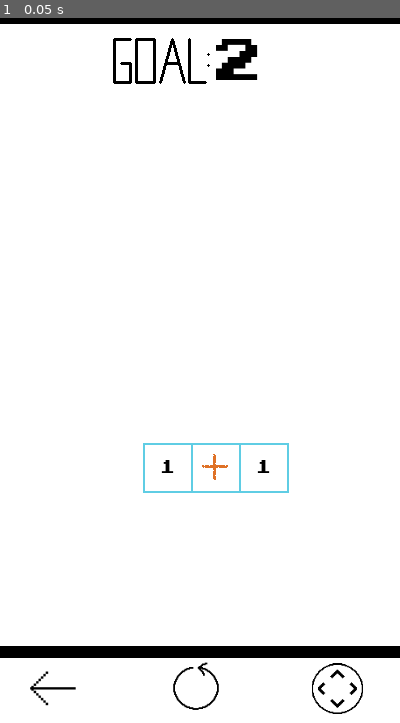
Above: before the commit, frame 1.
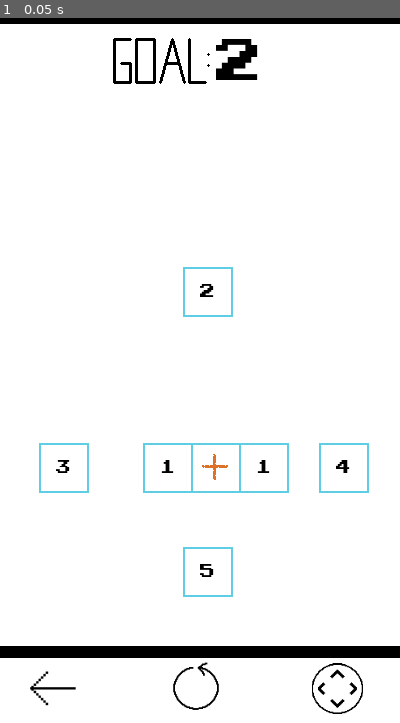
Above: after the commit, the same moment.

Repository: DobryPpz/commath
Game: Godot game, scene res://src/poziomy/Level_1.tscn
Same seed, same stepped clock (60 frames per second), same inputs: the game is played once before the commit and once after it. This scene is started directly instead of the project's main scene. The engine's default icon, where the game draws it, is replaced by a stand-in: a white triangle on a blue panel in a dark square.
Inputs:
- Up to frame 1 (0.05 s): no input

The runs differ from the first frame. In frame 1, 0.7% of the frame differs, in the area x 9-93%, y 35-83%.

Commit message:
dodanie ograniczenia przesuwania po mapie

Diff:
--- a/src/Liczba.gd
+++ b/src/Liczba.gd
@@ -3,7 +3,7 @@
 export var val = 1
 onready var untouched = load("res://grafika/kwadracik.png")
 onready var touched = load("res://grafika/wybor.png")
-var symbol
+var symbol = val
 var typ = "liczba"
 
 func _ready():
--- /dev/null
+++ b/src/poziomy/Camera2D.gd
@@ -0,0 +1,6 @@
+extends Camera2D
+
+var typ = "kamera"
+
+func _ready():
+	pass
--- a/src/poziomy/Level_1.tscn
+++ b/src/poziomy/Level_1.tscn
@@ -22,3 +22,19 @@
 [node name="Liczba2" parent="TileMap" instance=ExtResource( 5 )]
 position = Vector2( 256, 448 )
 val = 1
+
+[node name="Liczba3" parent="TileMap" instance=ExtResource( 5 )]
+position = Vector2( 200, 272 )
+val = 2
+
+[node name="Liczba4" parent="TileMap" instance=ExtResource( 5 )]
+position = Vector2( 56, 448 )
+val = 3
+
+[node name="Liczba5" parent="TileMap" instance=ExtResource( 5 )]
+position = Vector2( 336, 448 )
+val = 4
+
+[node name="Liczba6" parent="TileMap" instance=ExtResource( 5 )]
+position = Vector2( 200, 552 )
+val = 5
--- a/src/poziomy/Level_class.gd
+++ b/src/poziomy/Level_class.gd
@@ -11,7 +11,41 @@
 onready var loss_scene = load("res://src/Loss.tscn")
 var liczba = load("res://src/Liczba.tscn")
 
+var topmost
+var downmost
+var leftmost
+var rightmost
+
+#onready var warunek_1 = get_parent().topmost.position.y < get_viewport().size.y/2
+#onready var warunek_2 = get_parent().downmost.position.y > get_viewport().size.y/2
+#onready var warunek_3 = get_parent().leftmost.position.x < get_viewport().size.x/2
+#onready var warunek_4 = get_parent().rightmost.position.x > get_viewport().size.x/2
+
+var warunek_1_move
+var warunek_2_move
+var warunek_3_move
+var warunek_4_move
+
 func _ready():
+	topmost = tilmap.get_child(0)
+	leftmost = tilmap.get_child(0)
+	downmost = tilmap.get_child(0)
+	rightmost = tilmap.get_child(0)
+	for i in tilmap.get_children():
+		if(i.position.x < leftmost.position.x):
+			leftmost = i
+		if(i.position.x > rightmost.position.x):
+			rightmost = i
+		if(i.position.y < topmost.position.y):
+			topmost = i
+		if(i.position.y > downmost.position.y):
+			downmost = i
+	print("================")
+	print(topmost.val)
+	print(downmost.val)
+	print(leftmost.val)
+	print(rightmost.val)
+	print("================")
 	set_process(false)
 	przesuwanie = false
 	$Label.text = str(get_parent().goal)
@@ -21,11 +55,22 @@
 
 
 func _process(delta):
+	warunek_1_move = topmost.position.y + get_local_mouse_position().y - pos_y < 650
+	warunek_2_move = downmost.position.y + get_local_mouse_position().y - pos_y > 50
+	warunek_3_move = leftmost.position.x + get_local_mouse_position().x - pos_x < 300
+	warunek_4_move = rightmost.position.x + get_local_mouse_position().x - pos_x > 50
 	if(przesuwanie):
-		tilmap.position.x += get_local_mouse_position().x - pos_x
-		tilmap.position.y += get_local_mouse_position().y - pos_y
-		pos_x = get_local_mouse_position().x
-		pos_y = get_local_mouse_position().y
+		#problem był taki że przesuwałem cełe tilmap więc jego potomkowie nie zmieniali swojej pozycji
+		if(warunek_1_move and warunek_2_move):
+#			tilmap.position.y += get_local_mouse_position().y - pos_y
+			for i in tilmap.get_children():
+				i.position.y += get_local_mouse_position().y - pos_y
+			pos_y = get_local_mouse_position().y
+		if(warunek_3_move and warunek_4_move):
+#			tilmap.position.x += get_local_mouse_position().x - pos_x
+			for i in tilmap.get_children():
+				i.position.x += get_local_mouse_position().x - pos_x
+			pos_x = get_local_mouse_position().x
 
 
 func _on_back_pressed():
--- a/src/poziomy/Level_class.tscn
+++ b/src/poziomy/Level_class.tscn
@@ -66,7 +66,6 @@
 margin_bottom = 74.0
 custom_fonts/font = SubResource( 1 )
 custom_colors/font_color = Color( 0, 0, 0, 1 )
-text = "dfs"
 __meta__ = {
 "_edit_use_anchors_": false
 }
Not shown, changed: exporty/commath.apk
